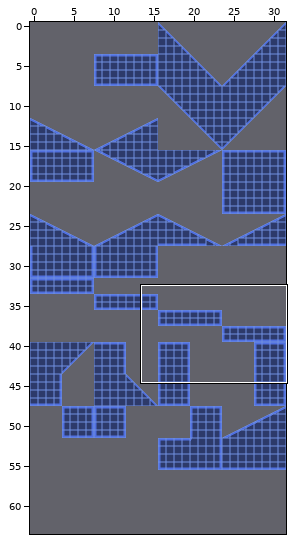
Level history. Tiled map: assets/levels/R0/tilemap128.tmx. The first picture is a wide view before the edit; the outline marks the close-up.
Close-up. As it was:
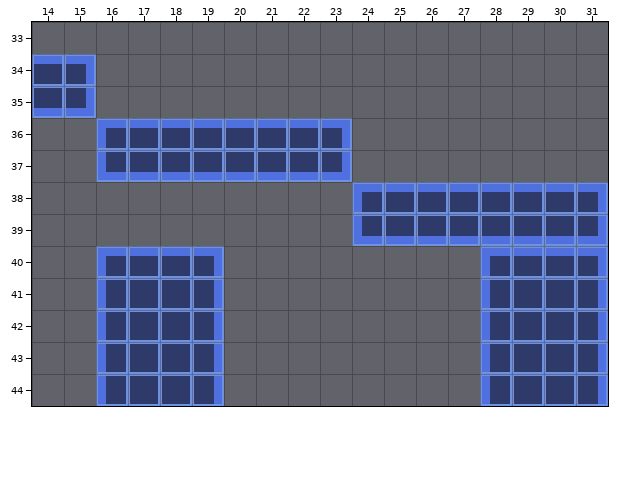
Cells are 16x16 px. Shown: x 14..31, y 33..44. The commit also changed other parts of the map, which this record leaves out.
New version:
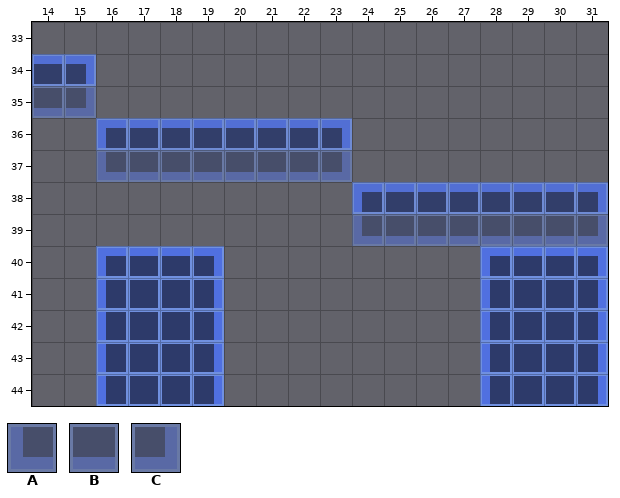
Key: from "16x16": A 17, B 18, C 19.
_ is an empty cell, . an unchanged one.
Tiles of an added or newly shown layer are drawn over the layers below it.
See-through tiles are keyed as they look on the map.
Edits made:
--- layer "solid"
@@ x 14..15 @@
-35 BC
+35 __
@@ x 16..23 @@
-37 ABBBBBBC
+37 ________
@@ x 24..31 @@
-39 ABBBBBBC
+39 ________
--- layer "none" (added)
@@ x 14..15 @@
-35 __
+35 BC
@@ x 16..23 @@
-37 ________
+37 ABBBBBBC
@@ x 24..31 @@
-39 ________
+39 ABBBBBBC
Pixel boxes of the changes (left, top, right, bottom) in both close-ups:
changed: (32, 86, 96, 118)
changed: (96, 150, 352, 182)
changed: (352, 214, 608, 246)
